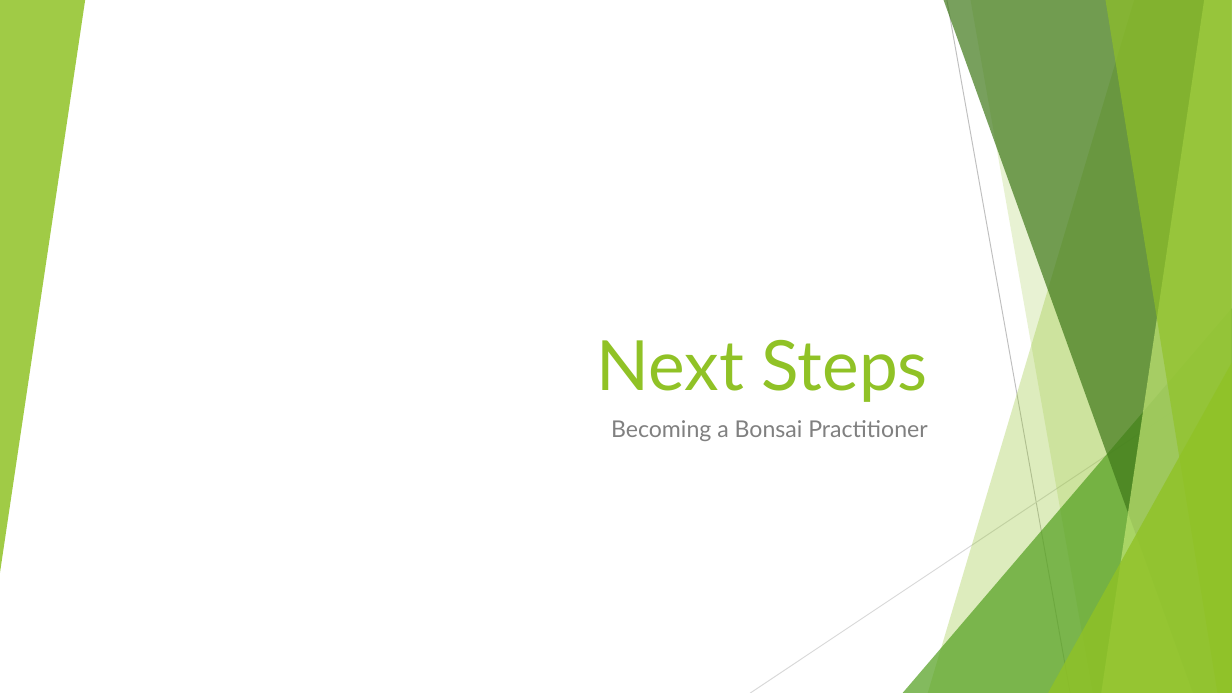
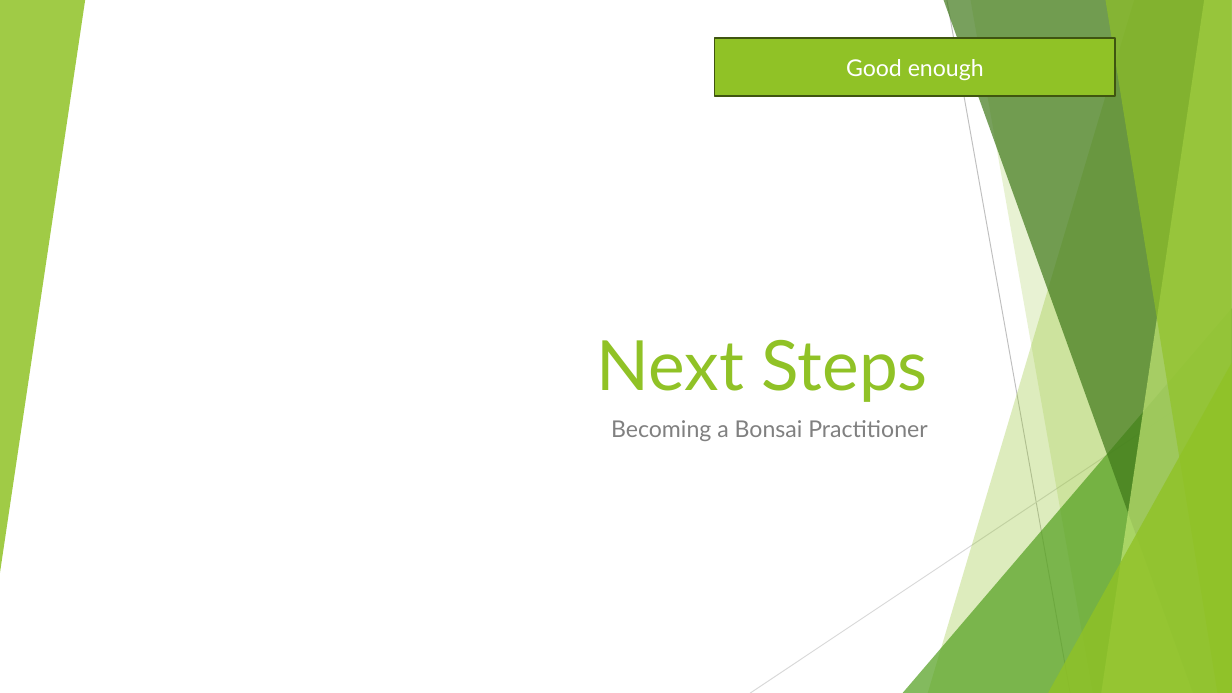
Before and after one commit to AlexLabram/Bonsai, a slide deck: slide 29 of Courseware/Bonsai On A Budget (running).pptx. Drawn at 1232x693 pixels with LibreOffice and Linux fonts; fonts in the diff are those of the drawing. Boxes give left, top, right and bottom in pixels: in the first picture for what was removed or moved away, otherwise in the second. Text is boxed around its words. In the diff, an @@ line names an element or a change of style, - is before the commit and + after.

```diff
--- a/Courseware/Bonsai On A Budget (running).pptx
+++ b/Courseware/Bonsai On A Budget (running).pptx
@@ rectangle added at <box>714,38,1116,97</box>, fill #90C226, outline #3F5511 1.5 pt, 18 pt, text #FFFFFF @@
+Good enough
```
Also in this commit, not shown: 7 other slides changed.
